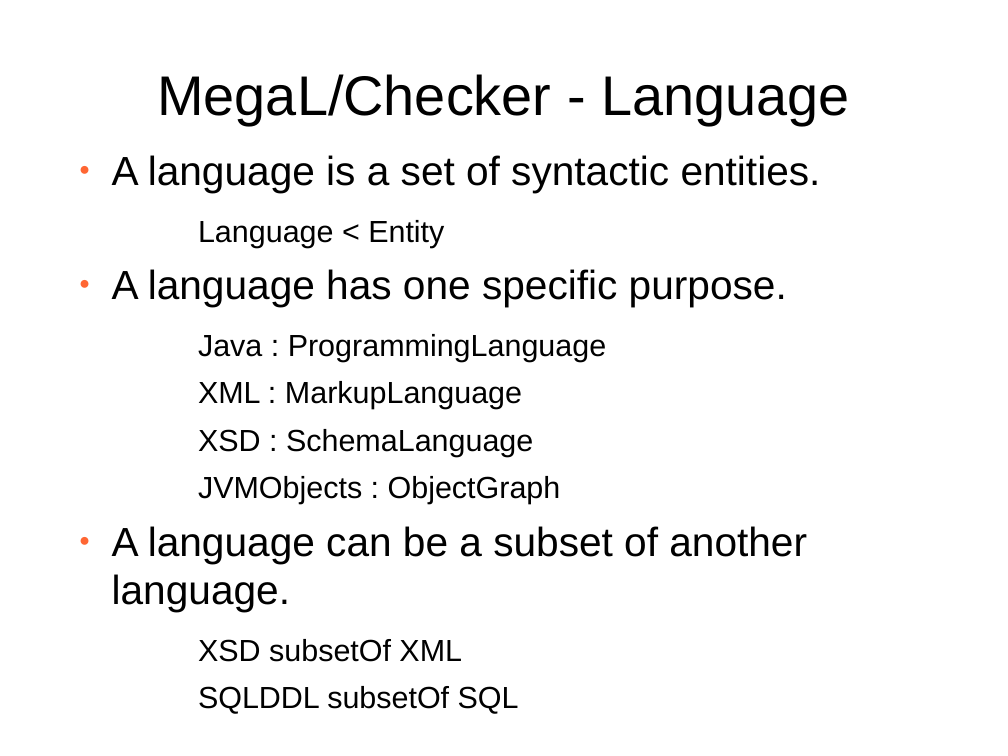
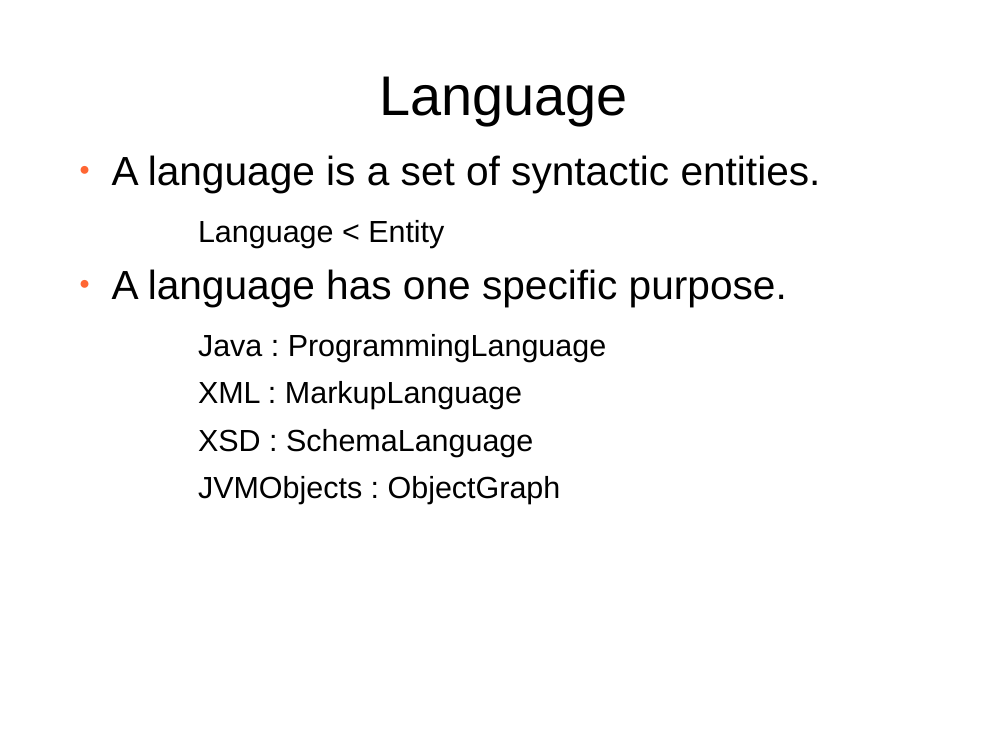
Before and after one commit to softlang/megalib, a slide deck: slide 11 of docs/LanguageDescription.odp (slide 9 before the commit). Drawn at 1008x756 pixels with LibreOffice and Linux fonts; fonts in the diff are those of the drawing; background and template pictures are left out. Boxes give left, top, right and bottom in pixels: in the first picture for what was removed or moved away, otherwise in the second. Text is boxed around its words. In the diff, an @@ line names an element or a change of style, - is before the commit and + after.

```diff
--- a/docs/LanguageDescription.odp
+++ b/docs/LanguageDescription.odp
@@ title at (380,76,629,125): text changed @@
-MegaL/Checker - Language
+Language
@@ text at (112,526,807,714): paragraphs removed @@
-● A language can be a subset of another language.
-    − XSD subsetOf XML
-    − SQLDDL subsetOf SQL
```
Also in this commit, not shown: 35 other slides changed, 14 slides added, 4 slides removed, 2 other files.
